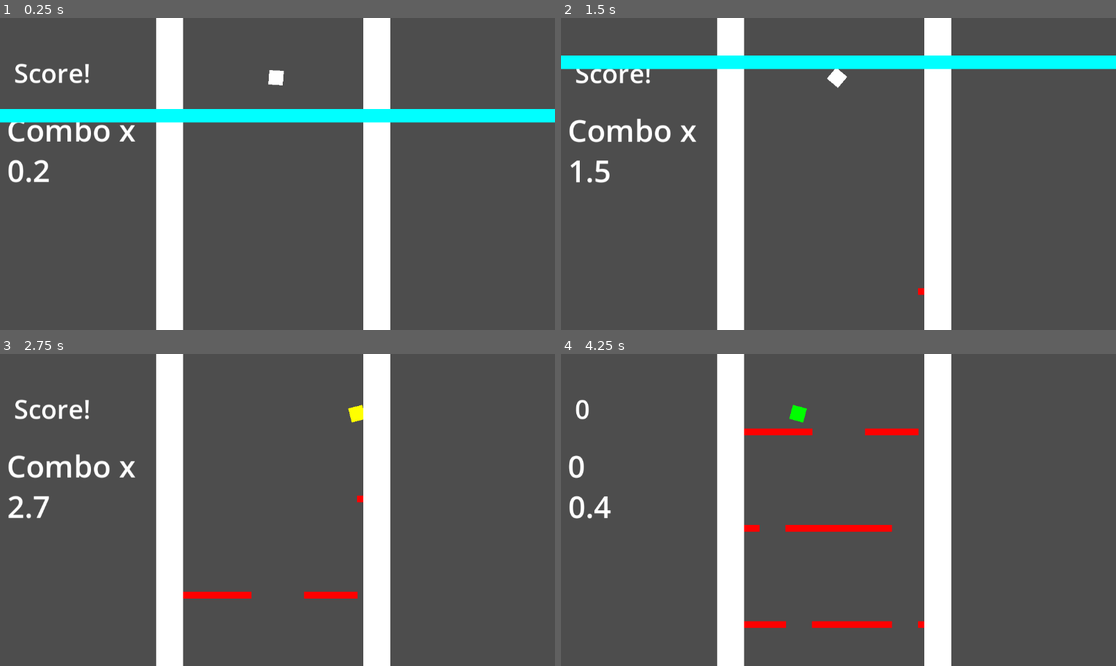
Above: before the commit, frames 1-4 (two rows, left to right).
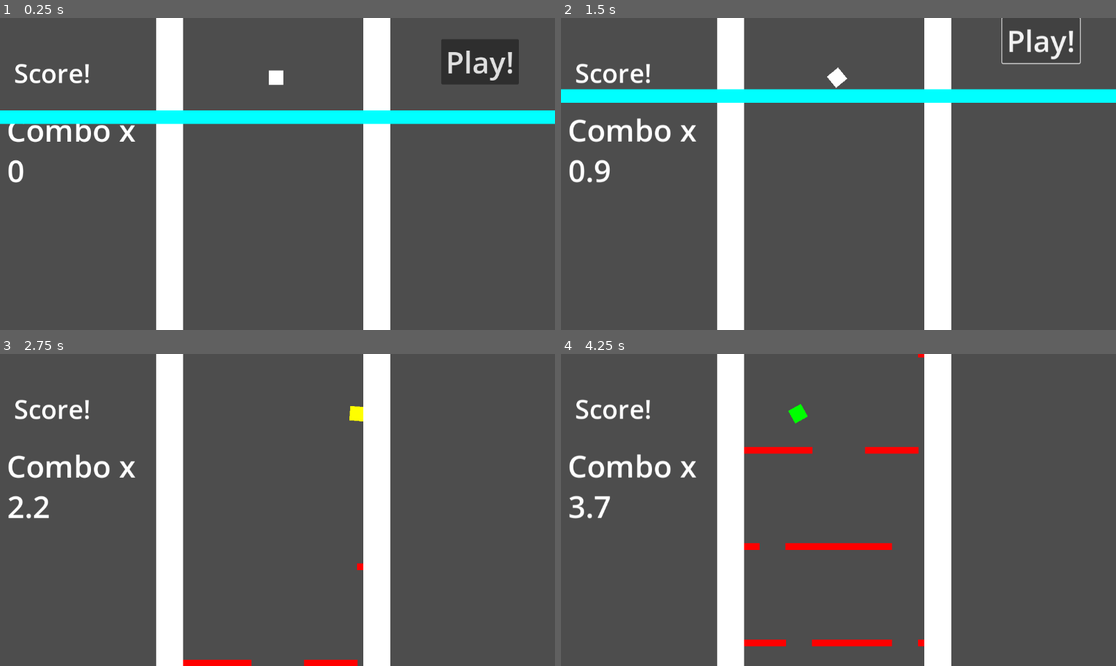
Above: after the commit, the same moments.

Repository: rjstebner/Colourfall
Game: Godot game, scene res://main.tscn
Two runs of this game, one before a commit and one after it. Both use one fixed random seed, a clock stepped at 60 frames per second and the inputs below.
Inputs (mouse positions are in pixels of both pictures, inside the frame that each line leads up to):
- Up to frame 1 (0.25 s): no input
- Up to frame 2 (1.5 s): click (1043, 61) at 0.5 s, where only the run after the commit has a clickable "Play!"; click (1043, 49) at 1.25 s, where only the run after the commit has a clickable "Play!"
- Up to frame 3 (2.75 s): hold Right (ui_right) from 2.03 s (still down); tap A (a) at 2.1 s; tap D (d) at 2.3 s
- Up to frame 4 (4.25 s): release Right (ui_right) at 2.78 s; hold Left (ui_left) 2.78-3.53 s; tap D (d) at 2.85 s; tap F (f) at 3.05, 3.6 s; hold Right (ui_right) from 3.53 s (still down); tap S (s) at 3.8 s

The runs differ from the first frame. In frame 1, 3.3% of the frame differs, in the area x 0-100%, y 6-53%; in frame 2, 9.8%, in the area x 0-100%, y 0-89%; in frame 3, 1.2%; in frame 4, 4.4%.

Commit message:
added music

Diff:
--- a/main.tscn
+++ b/main.tscn
@@ -12,17 +12,20 @@
 [ext_resource type="PackedScene" uid="uid://cjqkl2jyffidm" path="res://Obstacles/YellowObstacle.tscn" id="10_nfj28"]
 [ext_resource type="Script" path="res://score.gd" id="11_7ohl1"]
 [ext_resource type="PackedScene" uid="uid://rlg4rcdw6ioc" path="res://Obstacles/BlackObstacle.tscn" id="11_bbvq1"]
+[ext_resource type="AudioStream" uid="uid://bdl7af1fi0hav" path="res://Bounce-Light-2.mp3" id="13_tkwdf"]
+[ext_resource type="Script" path="res://music_player.gd" id="14_3akro"]
 
 [sub_resource type="CircleShape2D" id="CircleShape2D_fnirc"]
 radius = 20.0
 
 [node name="Main" type="Node2D"]
 
-[node name="Player" type="CharacterBody2D" parent="." node_paths=PackedStringArray("spawners") groups=["Player"]]
+[node name="Player" type="CharacterBody2D" parent="." node_paths=PackedStringArray("spawners", "playbutton") groups=["Player"]]
 position = Vector2(579, -3014)
 scale = Vector2(0.6, 0.6)
 script = ExtResource("1_1dhgf")
 spawners = [NodePath("../Spawner"), NodePath("../Spawner2"), NodePath("../Spawner3"), NodePath("../Spawner4"), NodePath("../Spawner5")]
+playbutton = NodePath("../PlayButton")
 
 [node name="Sprite2D" type="Sprite2D" parent="Player"]
 position = Vector2(-2.83122e-06, 0)
@@ -99,6 +102,14 @@
 position = Vector2(579, 11144)
 scale = Vector2(9, 0.25)
 
+[node name="PlayButton" type="Button" parent="."]
+offset_left = 922.0
+offset_top = -3094.0
+offset_right = 1083.0
+offset_bottom = -3000.0
+theme_override_font_sizes/font_size = 62
+text = "Play!"
+
 [node name="ScoreBoard" type="TextureRect" parent="." groups=["Scoreboard"]]
 offset_left = 50.0
 offset_top = -229.0
@@ -137,3 +148,7 @@
 theme_override_font_sizes/font_size = 63
 text = "Combo x"
 metadata/_edit_use_anchors_ = true
+
+[node name="MusicPlayer" type="AudioStreamPlayer" parent="."]
+stream = ExtResource("13_tkwdf")
+script = ExtResource("14_3akro")
--- /dev/null
+++ b/music_player.gd
@@ -0,0 +1,10 @@
+extends AudioStreamPlayer
+
+
+func _ready():
+	volume_db = -10
+	connect("finished", Callable(self, "loop"))
+	play()
+
+func loop():
+	play()
--- a/player.gd
+++ b/player.gd
@@ -4,7 +4,9 @@
 
 @export var gravity: float = 100.0  # Controls how fast the character accelerates
 @export var max_fall_speed: float = 400.0  # Limits the maximum fall speed
+@export var playbutton: Button
 
+var player_can_move = false
 var current_colour: Color = Color.WHITE
 
 var colour_map = {
@@ -15,13 +17,20 @@
 }
 
 func _ready():
+
+
 	$Sprite2D.modulate = current_colour
 
 	# Check if spawners array is populated, if not, attempt to fetch nodes in the scene
 	if spawners.is_empty():
 		spawners = get_tree().get_nodes_in_group("Spawner")
 
+	playbutton.connect("pressed", Callable(self, "_on_play_button_pressed"))
+
+
 func _physics_process(delta):
+	if not player_can_move:
+		return
 	velocity.y += gravity * delta  # Gradual acceleration
 	velocity.y = min(velocity.y, max_fall_speed)  # Clamp to max fall speed
 
@@ -60,3 +69,6 @@
 
 	# Remove the used spawner from the list so the next one gets used next time
 	spawners.remove_at(0)
+
+func _on_play_button_pressed():
+	player_can_move = true
--- a/score.gd
+++ b/score.gd
@@ -12,7 +12,8 @@
 		# Update the score's Y position to match the player's Y position
 		position.y = player_node.global_transform.origin.y
 
-	elapsed_time += delta
+		if player_node.player_can_move:
+			elapsed_time += delta
 
 	$Count.text = str(round(elapsed_time * 10) / 10.0)
 
Not shown: 1 places in main.tscn that only renumber resources
Not shown, added: Bounce-Light-2.mp3
